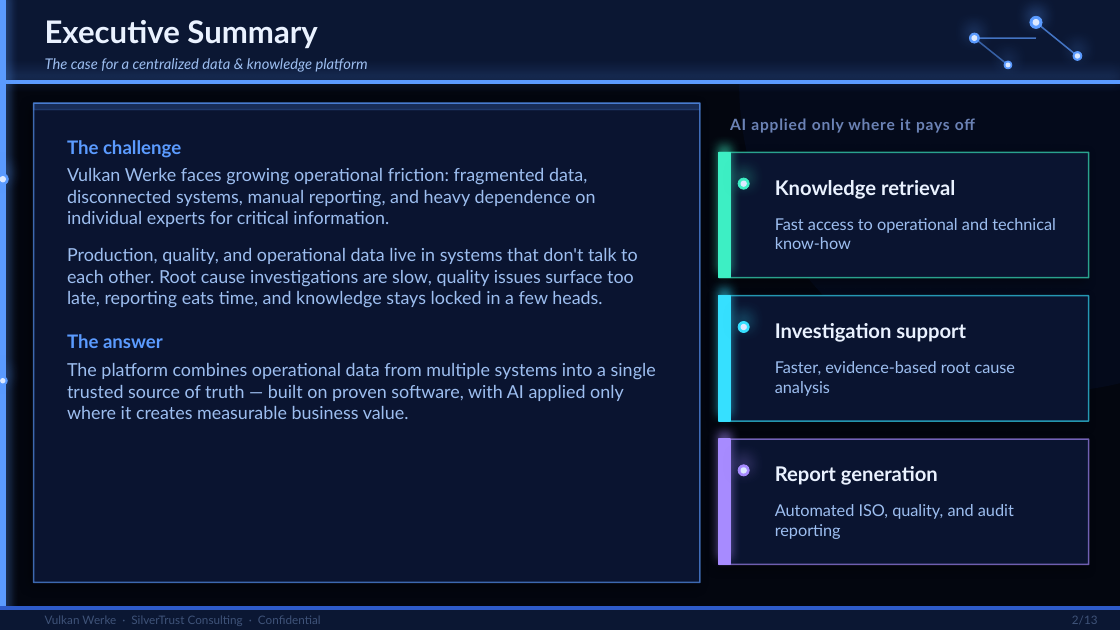
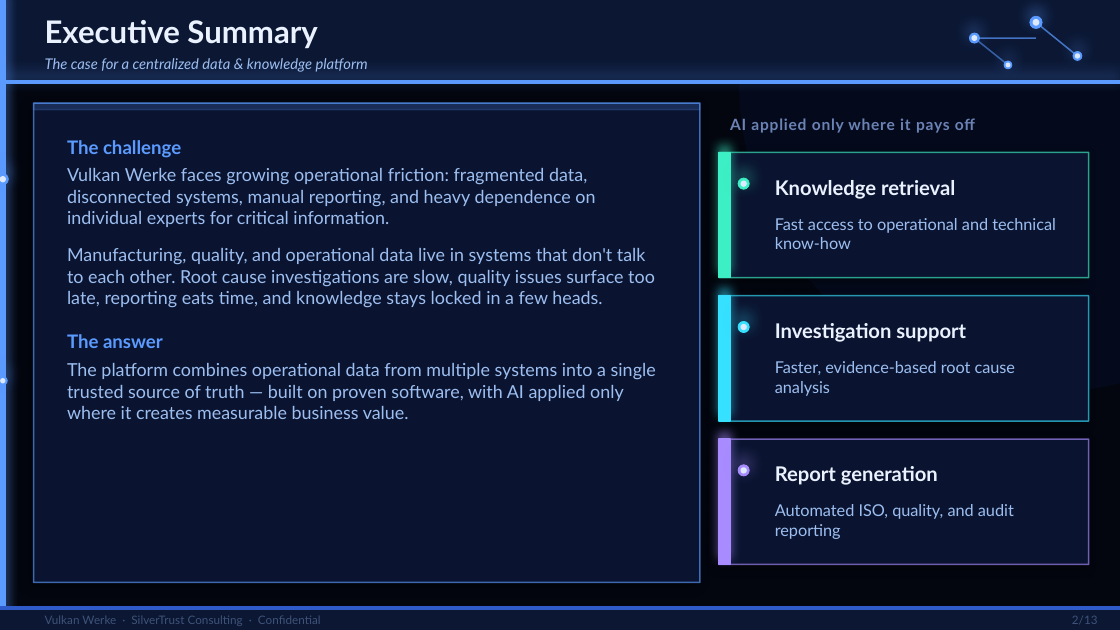
Before and after one commit to maxxeagleowl/Project_Vulkan_Werke_-_FemCare_AI, a slide deck: slide 2 of Vulcan Werke/VulkanWerke_Solution_Proposal_2.0.pptx. Drawn at 1120x630 pixels with LibreOffice and Linux fonts; fonts in the diff are those of the drawing. Boxes give left, top, right and bottom in pixels: in the first picture for what was removed or moved away, otherwise in the second. Text is boxed around its words. In the diff, an @@ line names an element or a change of style, - is before the commit and + after.

```diff
--- a/Vulcan Werke/VulkanWerke_Solution_Proposal_2.0.pptx
+++ b/Vulcan Werke/VulkanWerke_Solution_Proposal_2.0.pptx
@@ text at (67, 248, 655, 308): text changed @@
-Production, quality, and operational data live in systems that don't talk to each other. Root cause investigations are slow, quality issues surface too late, reporting eats time, and knowledge stays locked in a few heads.
+Manufacturing, quality, and operational data live in systems that don't talk to each other. Root cause investigations are slow, quality issues surface too late, reporting eats time, and knowledge stays locked in a few heads.
```
Also in this commit, not shown: 3 other slides changed.
